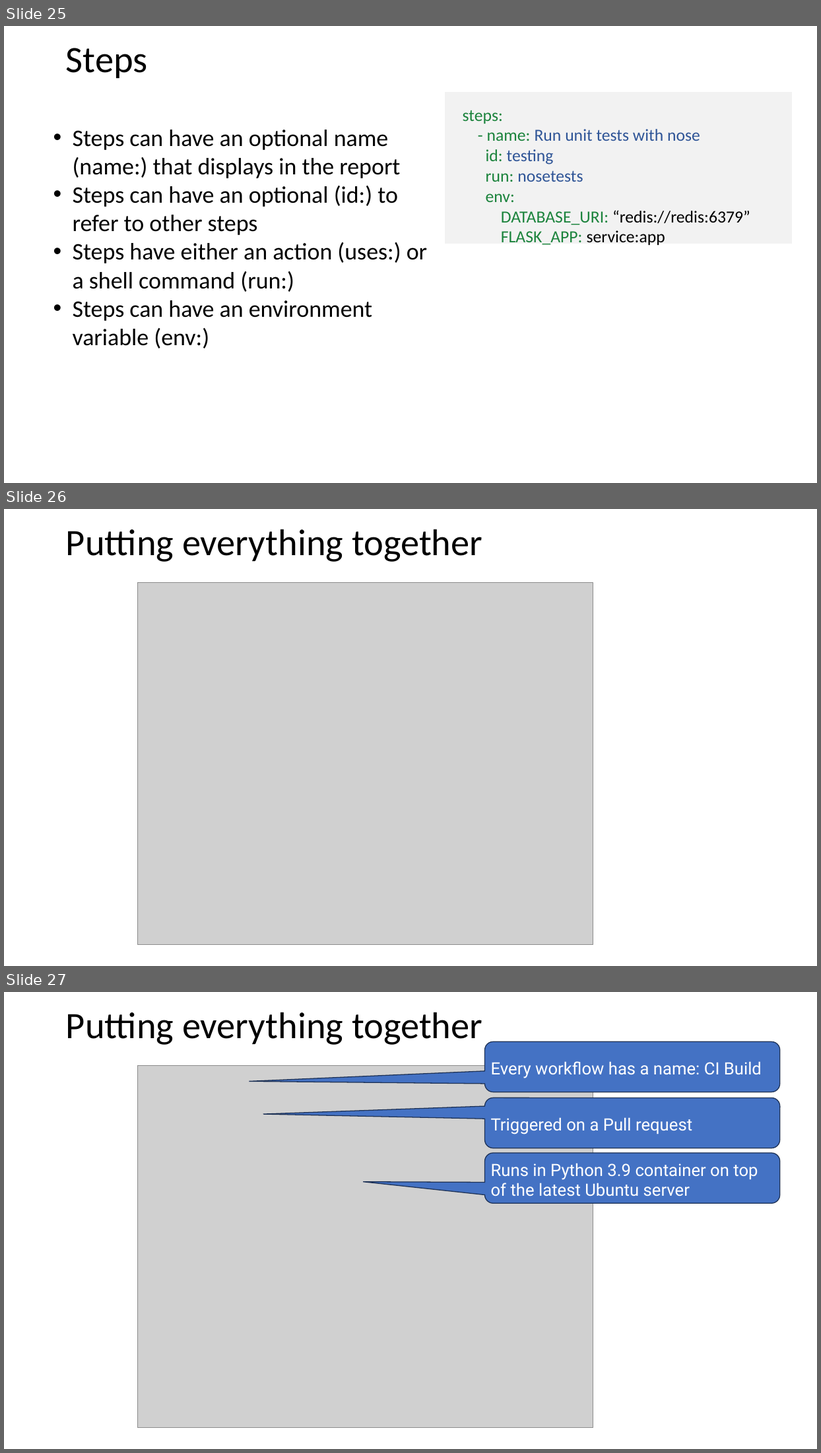
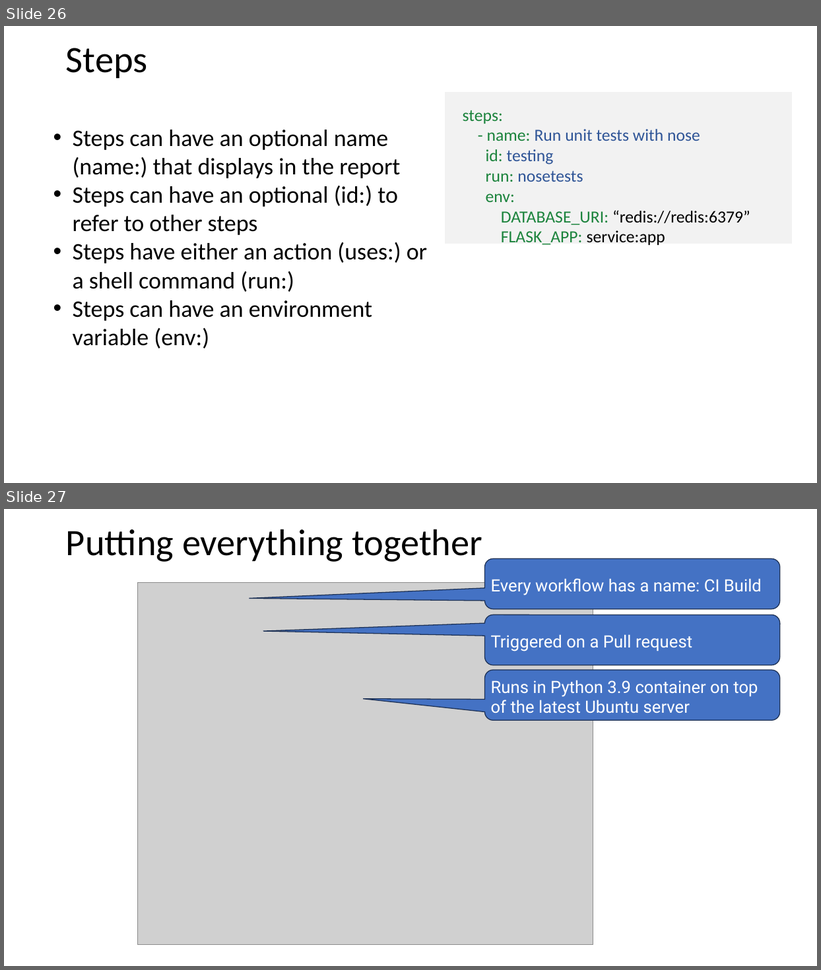
Before and after one commit to johnxu21/johnxu21.github.io, a slide deck: teaching/CS472/Timetable/CI-CD.pptx. Shown one above the other, each under a label of ours: slides 25, 26 and 27 before the commit, slides 26 and 27 after it. The pictures are 821x1453 and 821x970 pixels, drawn with LibreOffice and Linux fonts; fonts in the diff are those of the drawing; grey boxes stand for pictures. Boxes give left, top, right and bottom in pixels: in the first picture for what was removed or moved away, otherwise in the second. Text is boxed around its words. In the diff, an @@ line names an element or a change of style, - is before the commit and + after.

```diff
--- a/teaching/CS472/Timetable/CI-CD.pptx
+++ b/teaching/CS472/Timetable/CI-CD.pptx
@@ slide 26 removed at [4, 509, 817, 966], background #FFFFFF @@
@@ title removed at [66, 529, 482, 562] @@
-Putting everything together
@@ picture removed at [137, 583, 593, 945] @@
@@ what was slide 25 is now slide 26 @@
```
Also in this commit, not shown: 3 slides changed, 3 slides added, 2 other slides removed, 1 other file.
